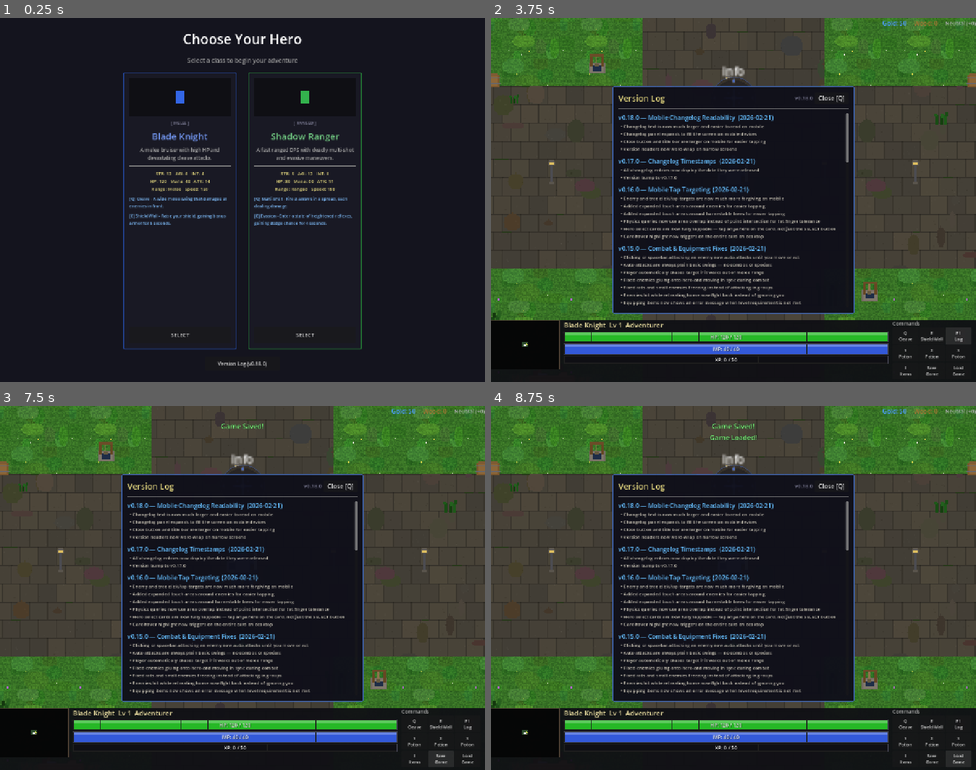
Above: before the commit, frames 1-4 (two rows, left to right).
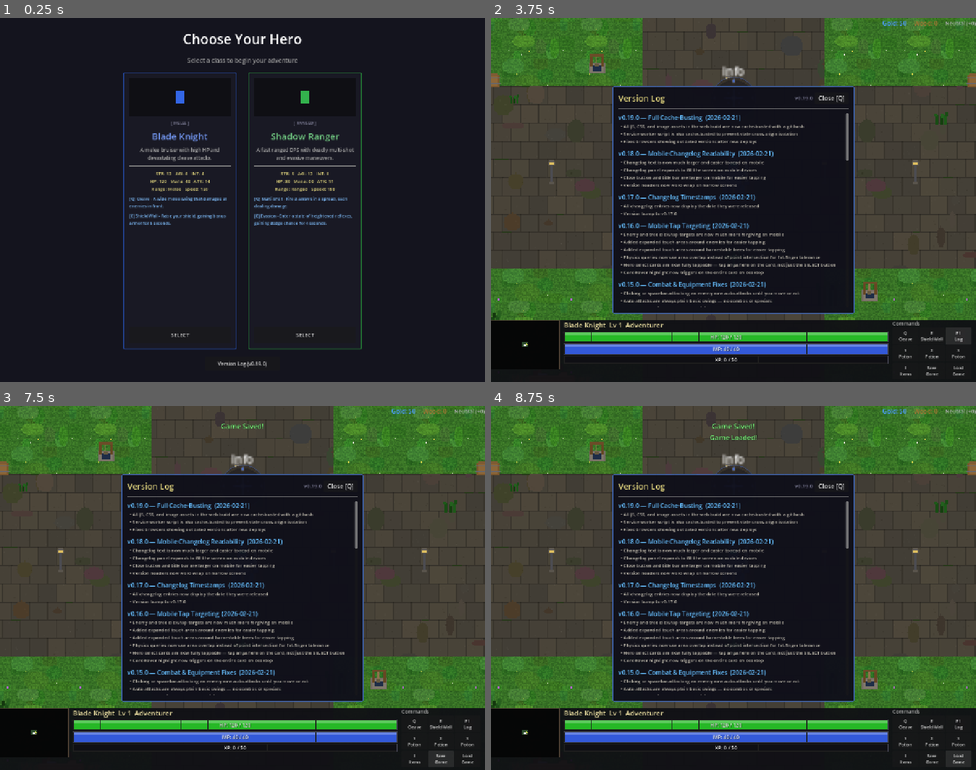
Above: after the commit, the same moments.

Repository: slxny/legends-open-rpg
Game: Godot game, scene res://scenes/main.tscn
Same seed, same stepped clock (60 frames per second), same inputs: the game is played once before the commit and once after it.
Inputs:
- Up to frame 1 (0.25 s): no input
- Up to frame 2 (3.75 s): click "Version Log (v0.18.0)" (after the commit: "Version Log (v0.19.0)") at 0.5 s; click "SELECT" at 1.25 s; click "Q Cleave" at 2 s; click "E Shield Wall" at 2.75 s; click "F1 Log" at 3.5 s
- Up to frame 3 (7.5 s): click "1 Potion" at 4.25 s; click "2 Potion" at 5 s; click "3 Potion" at 5.75 s; click "I Items" at 6.5 s; click "Save Game" at 7.25 s
- Up to frame 4 (8.75 s): click "Load Game" at 8 s

The runs differ from the first frame. In frame 1, less than 0.1% of the frame differs, in the area x 53-54%, y 94-96%; in frame 2, 6.1%, in the area x 26-74%, y 21-80%; in frame 3, 6.1%; in frame 4, 6.1%.

Commit message:
Bump version to v0.19.0 and cache-bust all web assets in HTML
Previously only .pck/.wasm URLs inside JS were cache-busted. Now all
JS, CSS, and PNG references in index.html plus the coi-serviceworker
script tag get a ?v=<git-hash> query string, so browsers always fetch
fresh files after each deploy.

https://claude.ai/code/session_01LCtUrjV1tHn8Veu3YoYXZ4

Diff:
--- a/scenes/hero_select/hero_select.gd
+++ b/scenes/hero_select/hero_select.gd
@@ -331,7 +331,7 @@
 	bottom_bar.alignment = BoxContainer.ALIGNMENT_CENTER
 
 	var version_btn = Button.new()
-	version_btn.text = "Version Log (v0.18.0)"
+	version_btn.text = "Version Log (v0.19.0)"
 	var ver_btn_w = 160 if _is_mobile else 200
 	var ver_btn_h = 32 if _is_mobile else 36
 	var ver_font_size = 11 if _is_mobile else 13
--- a/scenes/ui/changelog_dialog.gd
+++ b/scenes/ui/changelog_dialog.gd
@@ -9,9 +9,19 @@
 var _is_visible: bool = false
 var _is_mobile: bool = false
 
-const GAME_VERSION := "v0.18.0"
+const GAME_VERSION := "v0.19.0"
 
 const CHANGELOG: Array[Dictionary] = [
+	{
+		"version": "v0.19.0",
+		"title": "Full Cache-Busting",
+		"date": "2026-02-21",
+		"entries": [
+			"All JS, CSS, and image assets in the web build are now cache-busted with a git hash",
+			"Service worker script is also cache-busted to prevent stale cross-origin isolation",
+			"Fixes browsers showing outdated versions after new deploys",
+		]
+	},
 	{
 		"version": "v0.18.0",
 		"title": "Mobile Changelog Readability",
Not shown, changed: .github/workflows/deploy-web.yml
